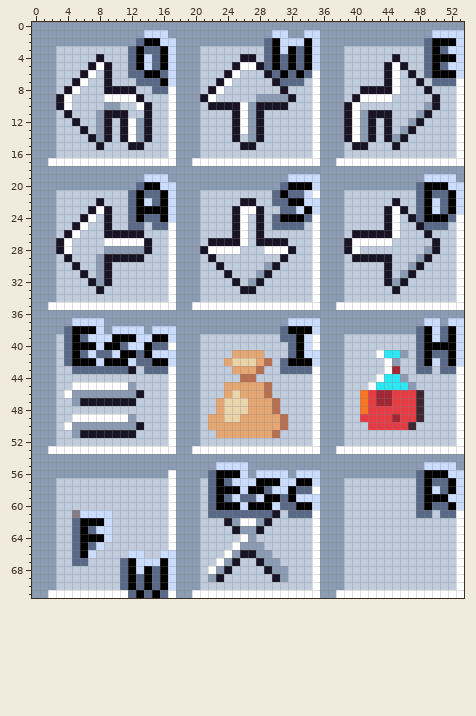
Sprite sheet -- src/client/img/crawler_buttons/buttons_down.png. Above, as it was before the edit.
The file is 54x72 pixels.
Once edited:
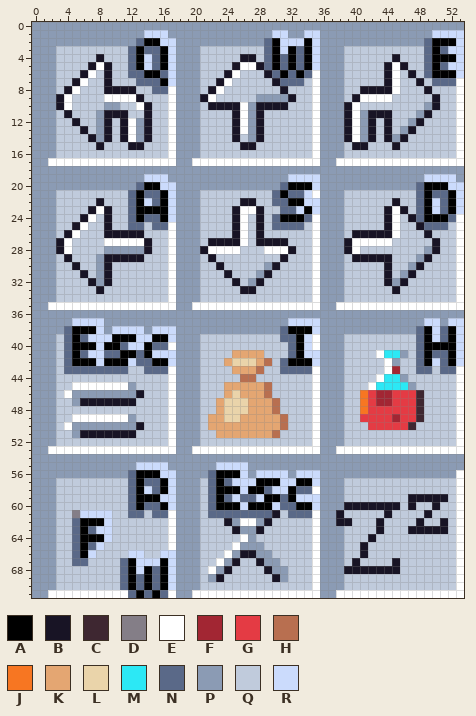
Palette (. is transparent): A #000000  B #181425  C #3e2731  D #847e87  E #ffffff  F #a22633  G #e43b44  H #b86f50  J #f77622  K #e4a672  L #ead4aa  M #2ce8f5  N #5a6988  P #8b9bb4  Q #c0cbdc  R #cbdbfc
From old to new:
The edit turns colour P into colour A in row 56 at x 13 to 15.
The edit turns colour Q into colour A in rows 57 to 58 at x 13 and 16; in row 59 at x 13 to 15; in row 60 at x 13 and 16.
The edit turns colour A into colour B in row 59 at x 49 to 51.
The edit turns colour N into colour B in row 59 at x 48; in row 60 at x 50; in row 61 at x 49.
The edit turns colour P into colour B in rows 61 to 62 at x 38.
The edit turns colour Q into colour B in row 59 at x 47; in row 60 at x 39 to 45 and 47; in row 61 at x 44; in row 62 at x 39, 43, 48 and 51; in row 63 at x 43 and 47 to 51; in row 64 at x 42.
The edit turns colour Q into colour B in rows 65 to 66 at x 41; in row 67 at x 40 and 45; in row 68 at x 39 to 45.
The edit turns colour R into colour E in rows 56 to 60 at x 53.
The edit turns colour P into colour N in row 56 at x 12.
The edit turns colour Q into colour N in row 43 at x 4; in row 57 at x 12 and 14 to 15; in row 58 at x 12 and 15; in row 59 at x 12; in row 60 at x 12 and 14 to 15; in row 61 at x 12 to 13 and 15 to 16.
The edit turns colour R into colour N in row 41 at x 10.
The edit turns colour A into colour P in row 56 at x 49 to 51.
The edit turns colour N into colour P in row 56 at x 48.
The edit turns colour R into colour P in row 55 at x 49 to 52; in row 56 at x 52.
The edit turns colour A into colour Q in rows 57 to 58 at x 49 and 52; in row 60 at x 49 and 52.
The edit turns colour B into colour Q in row 43 at x 12.
The edit turns colour N into colour Q in row 57 at x 48 and 50 to 51; in row 58 at x 48 and 51; in row 60 at x 48 and 51; in row 61 at x 48 and 51 to 52.
The edit turns colour R into colour Q in row 58 at x 50; in row 59 at x 52.
The edit turns colour E into colour R in rows 56 to 60 at x 17.
The edit turns colour N into colour R in row 41 at x 8.
The edit turns colour P into colour R in row 55 at x 13 to 16; in row 56 at x 16.
The edit turns colour Q into colour R in row 58 at x 14; in row 59 at x 16.
Changed places in both pictures, as pixel boxes (x1, y1, x2, y2):
changed: (64, 350, 136, 374)
changed: (128, 462, 176, 518)
changed: (336, 462, 464, 574)
